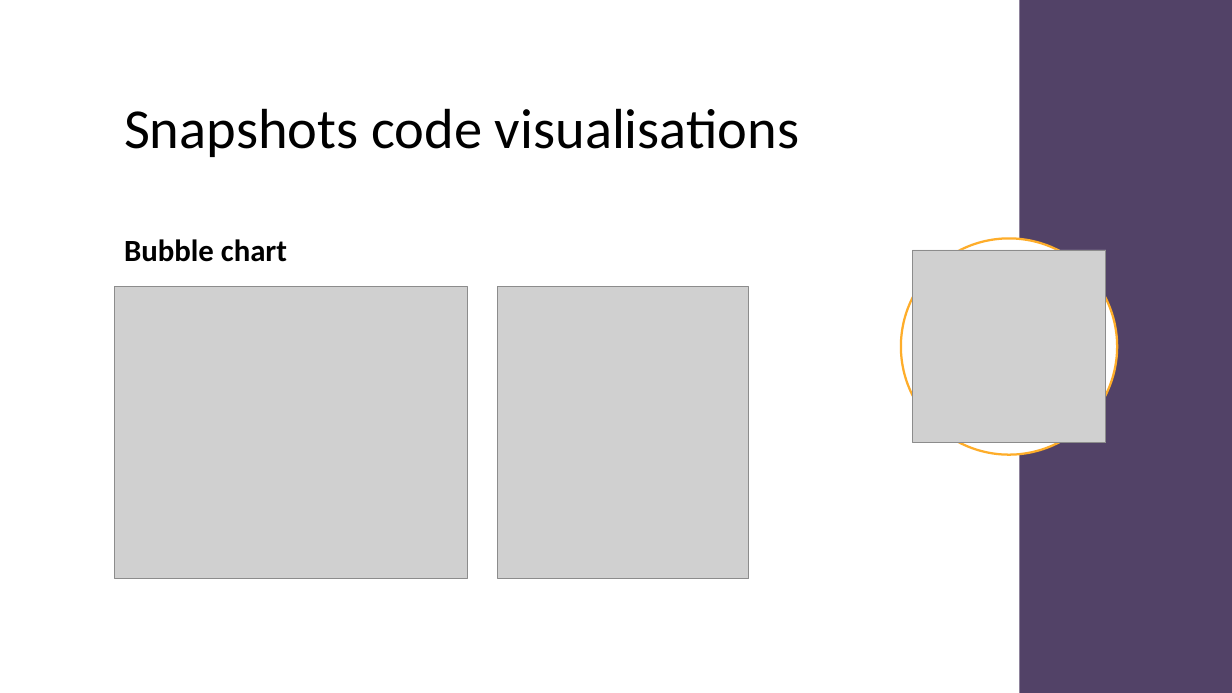
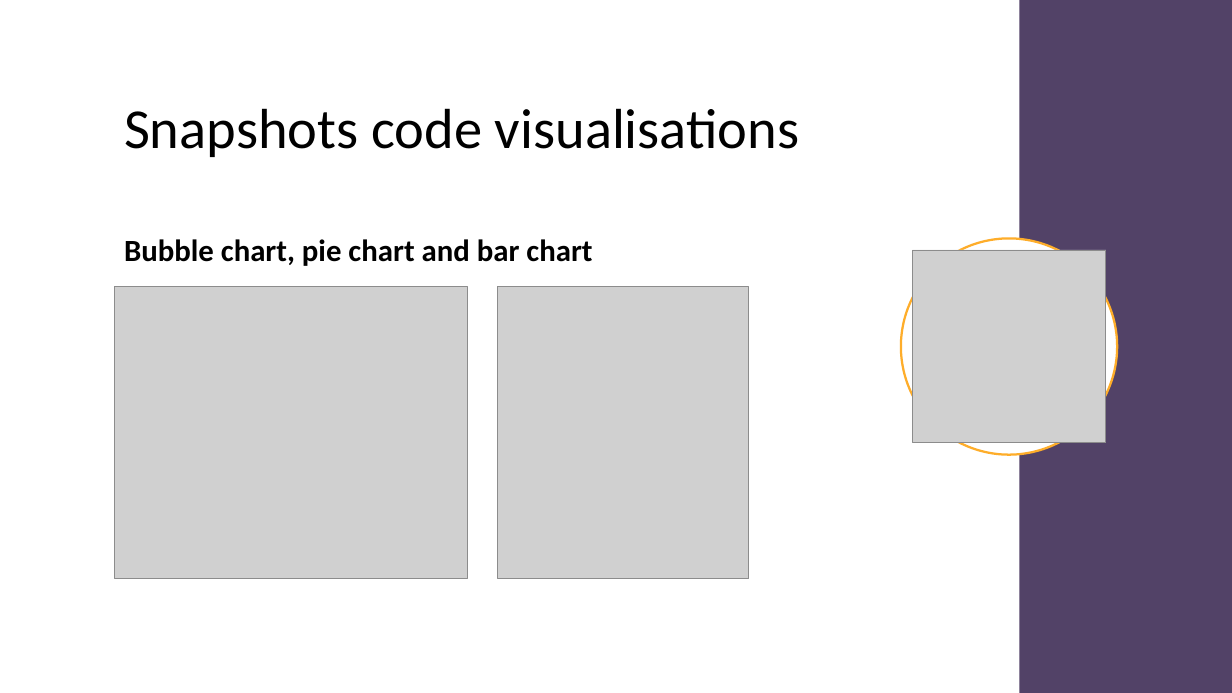
Before and after one commit to dan1ellec/Project-2, a slide deck: slide 14 of PROJECT/Australian Marriage Law Postal Survey 2017.pptx. Drawn at 1232x693 pixels with LibreOffice and Linux fonts; fonts in the diff are those of the drawing; grey boxes stand for pictures. Boxes give left, top, right and bottom in pixels: in the first picture for what was removed or moved away, otherwise in the second. Text is boxed around its words. In the diff, an @@ line names an element or a change of style, - is before the commit and + after.

Commit message:
update slide 14

```diff
--- a/PROJECT/Australian Marriage Law Postal Survey 2017.pptx
+++ b/PROJECT/Australian Marriage Law Postal Survey 2017.pptx
@@ text at (124,239,592,266): text changed @@
-Bubble chart
+Bubble chart, pie chart and bar chart
```
Also in this commit, not shown: 1 other slide changed.
